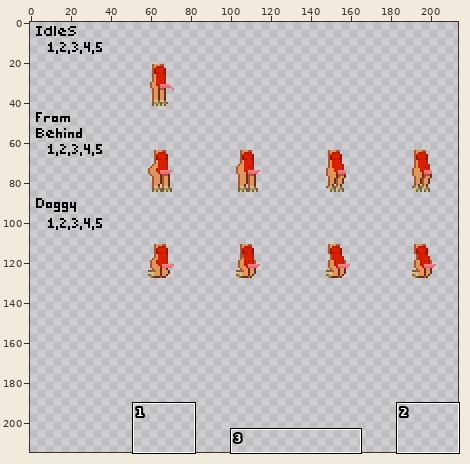
Two states of a sprite sheet, artwork/humanoid/actor1/avian/body_male.png. The picture above shows the old version from afar; the outline marks the close-up.
Close-up. Earlier state:
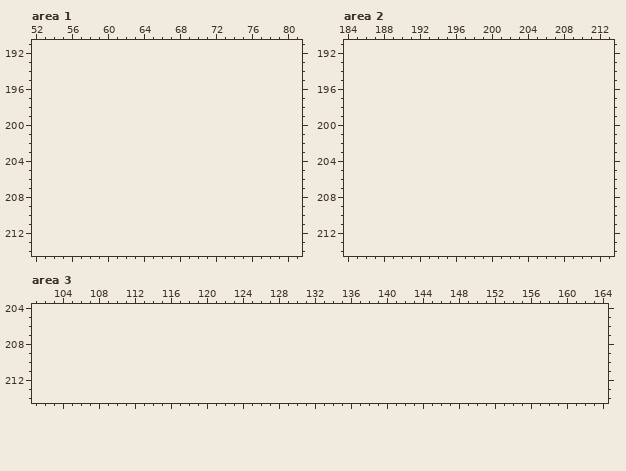
The file is 215x129 pixels. Shown: area 1: x 52..81, y 191..214; area 2: x 184..213, y 191..214; area 3: x 101..164, y 204..214. The old version is drawn lined up with the new one, on the new canvas. The wide view leaves out empty margins. The commit also changed other parts of the picture, which this record leaves out.
After:
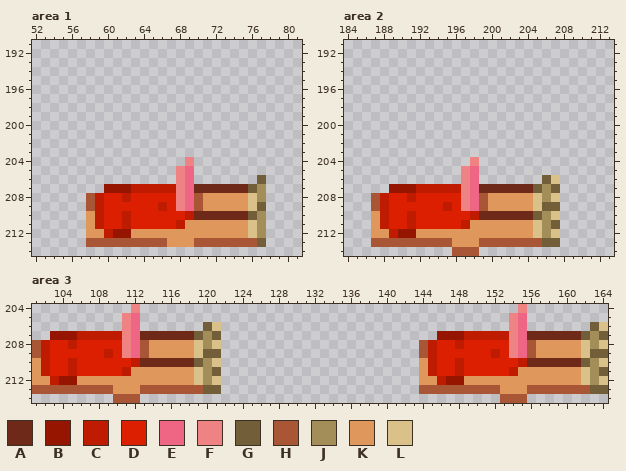
Palette (. is transparent): A #6f2919  B #951500  C #be1b00  D #dc1f00  E #ef6684  F #ef8384  G #735e3a  H #a85636  J #a38d59  K #e0975c  L #d9c189
Change:
canvas 215x129 -> 215x215
Changed rows in their new state; - is an unchanged pixel.
Area 1:
first column x 58:
204 -----------F--------
205 ----------FE--------
206 ----------FE-------G
207 --BBBCCCCCFEAAAAAAGJ
208 HCDDCDDDDDFEHKKKKKLJ
209 HCDDDDDDCDFEHKKKKKLG
210 KCDDCDDDDDDCAAAAAAGJ
211 KCDDCDDDDDCKKKKKKKLJ
212 KKCBBKKKKKKKKKKKKKLJ
213 HHHHHHHHHKKKHHHHHHHG
Area 2:
first column x 187:
204 -----------F---------
205 ----------FE---------
206 ----------FE-------GL
207 --BBBCCCCCFEAAAAAAGJG
208 HCDDCDDDDDFEHKKKKKLJL
209 HCDDDDDDCDFEHKKKKKLGG
210 KCDDCDDDDDDCAAAAAAGJL
211 KCDDCDDDDDCKKKKKKKLJG
212 KKCBBKKKKKKKKKKKKKLJL
213 HHHHHHHHHKKKHHHHHHHGG
214 ---------HHH---------
Area 3:
first column x 101:
204 -----------F------------------------------------------F---------
205 ----------FE-----------------------------------------FE---------
206 ----------FE-------GL--------------------------------FE-------GL
207 --BBBCCCCCFEAAAAAAGJG------------------------BBBCCCCCFEAAAAAAGJG
208 HCDDCDDDDDFEHKKKKKLJL----------------------HCDDCDDDDDFEHKKKKKLJL
209 HCDDDDDDCDFEHKKKKKLGG----------------------HCDDDDDDCDFEHKKKKKLGG
210 KCDDCDDDDDDCAAAAAAGJL----------------------KCDDCDDDDDDCAAAAAAGJL
211 KCDDCDDDDDCKKKKKKKLJG----------------------KCDDCDDDDDCKKKKKKKLJG
212 KKCBBKKKKKKKKKKKKKLJL----------------------KKCBBKKKKKKKKKKKKKLJL
213 HHHHHHHHHKKKHHHHHHHGG----------------------HHHHHHHHHKKKHHHHHHHGG
214 ---------HHH----------------------------------------HHH---------
Pixel boxes of the changes (left, top, right, bottom) in both close-ups:
added: (86, 157, 266, 247)
added: (371, 157, 560, 256)
added: (32, 304, 221, 403)
added: (419, 304, 608, 403)
